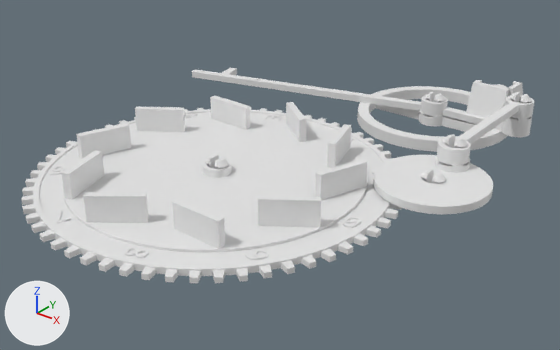
Before and after pictures for a commit that changed the Blender file untitled.blend.
One viewpoint serves both versions: a camera (50 mm lens) standing at (156.0, -309.0, 136.0) and looking at (-26.0, -82.0, -5.0). The lights are fixed; the arrows at lower left show +X, +Y and +Z.

Objects in the first picture: 'BigGear', 'FixJoin3', 'Join', 'Lever', 'SmallGear'.
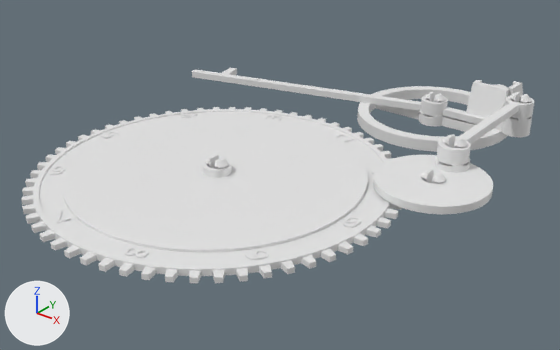
The edits, one by one:
me_circle_005 is used by ob_biggear; location (-30.0, -115.0, 5.0); rotation (0.0, 0.0, -0.0582), in degrees (0, 0, -3.3).
me_circle_005 had 13840 vertices, 10818 faces and spanned x -71.5..71.5, y -71.5..71.5, z 0.0..13.0.
me_circle_005 now has 13760 vertices, 10758 faces and spans x -71.5..71.5, y -71.5..71.5, z 0.0..6.0.
me_circle_005 part 1: 10 loose pieces with 80 vertices, spanning x -56.5..56.5, y -56.8..55.9, z 3.0..13.0, are deleted.

Location of each change, (x1, y1, x2, y2) in pixels of the pictures (560 x 350 px):
'BigGear', reshaped
    before: (22, 96, 402, 283)
    after: (22, 107, 402, 283)
part 1 of me_circle_005, deleted
    before: (61, 96, 368, 249)
